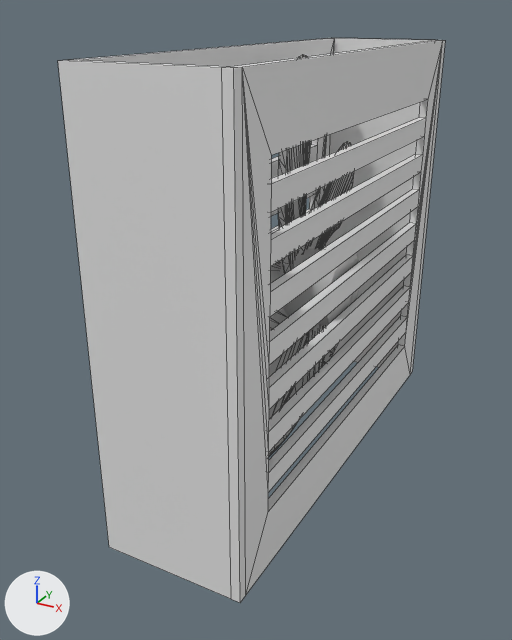
Two versions of the FBX model Assets/Oficinas/Ventilador.fbx, one commit apart.
One viewpoint serves both versions: a camera (50 mm lens) standing at (26.93, -5.91, 18.37) and looking at (22.15, 2.77, 14.03). Lighting does not change. The marker at lower left points along +X, +Y and +Z. Mesh edges are drawn as thin lines on the coarser meshes. Where no turn or scale is listed for an object, it has been applied to the vertices. Vertices at the same position are counted once.

Script lines for the objects in view, before the commit:
```python
me_mesh = bpy.data.meshes.new('Mesh')
me_mesh.from_pydata(...)  # 92 vertices, 84 faces; spans x -2.03..0.06, y -6.9..0.15, z -3.16..3.16
me_mesh_003 = bpy.data.meshes.new('Mesh.003')
me_mesh_003.from_pydata(...)  # 90 vertices, 176 faces; spans x 0.0..3.4, y 0.0..109.8, z 0.0..121.2
me_mesh_003.materials.append(mat_empty_material)  # grey #bcbcbc
me_mesh_012 = bpy.data.meshes.new('Mesh.012')
me_mesh_012.from_pydata(...)  # 172 vertices, 68 faces; spans x -0.06..2.48, y -6.76..0.0, z -3.16..3.16
ob_box097 = bpy.data.objects.new('Box097', me_mesh_012)
ob_box097.location = (21.49, 6.79, 14.72)
ob_box098 = bpy.data.objects.new('Box098', me_mesh)
ob_box098.location = (23.45, 6.79, 14.72)
ob_hélice__20279 = bpy.data.objects.new('Hélice [20279]', me_mesh_003)
ob_hélice__20279.parent = ob_group_6__20315
ob_hélice__20279.location = (-2.388, 94.78, 111.1)
ob_hélice__20279.rotation_euler = (0.128, -0.0342, 0.26)  # degrees (7.3, -2, 15)
# also in view: ' [10083]' at (22.67, 3.35, 14.53); 'Hélice [20288]' at (22.4, 4.79, 15.25)
```
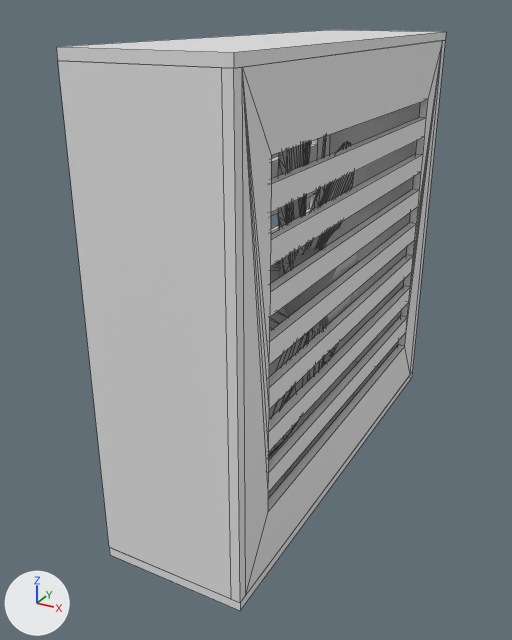
What differs and where, as boxes [x1, y1, x2, y2] in the pictures (512 x 640 px; the box of a moved part takes in the faces that stretch with it):
```json
{"object": "Box126", "change": "added", "after": [56, 30, 446, 68]}
{"object": "Box097", "change": "reshaped", "before": [73, 38, 334, 248], "after": [271, 134, 330, 248]}
{"object": "Box127", "change": "added", "after": [109, 356, 412, 611]}
{"part": 1, "of": "me_mesh_012", "change": "moved or reshaped", "before": [82, 38, 334, 248], "after": [271, 134, 330, 248]}
```

Scene script edits in JSON lines:
```json
{"block": "me_mesh_012", "where": "# used by ob_box097; location = (21.49, 6.79, 14.72)"}
{"op": "remove", "block": "me_mesh_012", "code": "me_mesh_012.from_pydata(...)  # 172 vertices, 68 faces; spans x -0.06..2.48, y -6.76..0.0, z -3.16..3.16"}
{"op": "add", "block": "me_mesh_012", "code": "me_mesh_012.from_pydata(...)  # 77 vertices, 68 faces; spans x -0.06..0.06, y -6.76..0.0, z -3.16..3.16"}
{"block": "me_mesh_012", "change": "me_mesh_012 part 1"}
{"block": "me_mesh_012", "change": "64 vertices are removed from x 0.06, y -6.17..-0.59, z -2.27..2.27"}
{"block": "me_mesh_012", "change": "51 faces are deleted"}
{"block": "me_mesh_012", "change": "1 vertex is added at (0.0, 0.0, 0.0)"}
{"block": "me_mesh_012", "change": "51 new faces join them"}
{"op": "add", "block": "me_mesh_014", "code": ["me_mesh_014 = bpy.data.meshes.new('Mesh.014')", "me_mesh_014.from_pydata(...)  # a box spanning x -1.05..1.05, y -3.53..3.53, z -0.13..0.0"]}
{"op": "add", "block": "ob_box127", "code": ["ob_box127 = bpy.data.objects.new('Box127', me_mesh_014)", "ob_box127.location = (22.47, 3.41, 11.56)"]}
{"op": "add", "block": "ob_box126", "code": ["ob_box126 = bpy.data.objects.new('Box126', me_mesh_014.copy())", "ob_box126.location = (22.47, 3.41, 18.01)"]}
```
